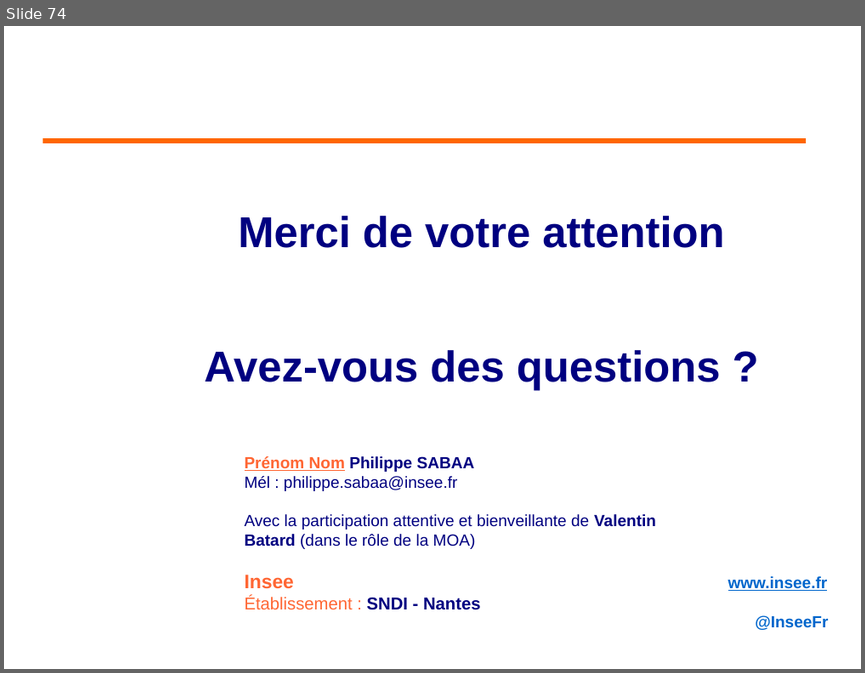
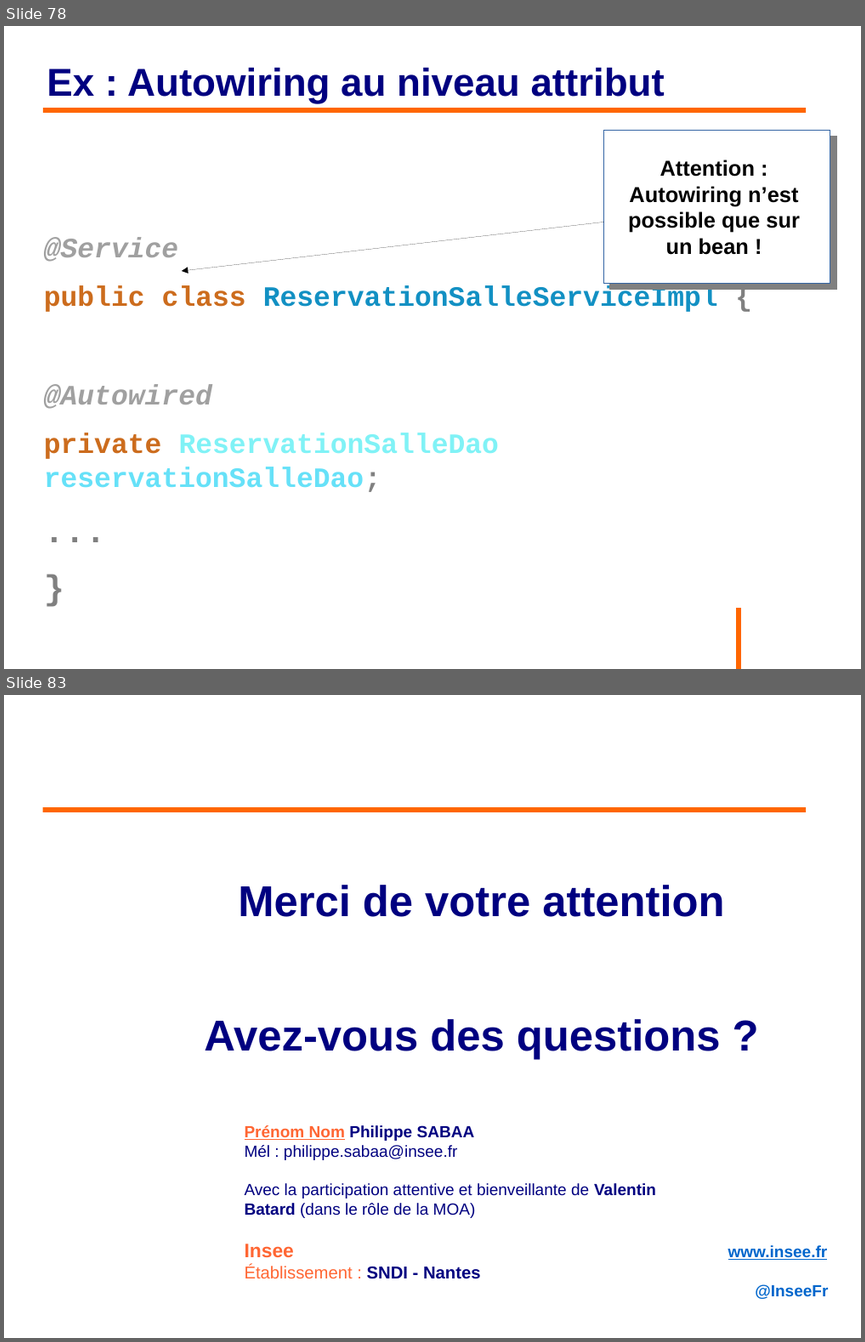
Before and after one commit to philphils/formation-spring, a slide deck: Documentation/diapo_formation_spring.odp. Shown one above the other, each under a label of ours: slide 74 before the commit, slides 78 and 83 after it; the slides between them are not shown. The pictures are 865x673 and 865x1342 pixels, drawn with LibreOffice and Linux fonts; fonts in the diff are those of the drawing; background and template pictures are left out. Boxes give left, top, right and bottom in pixels: in the first picture for what was removed or moved away, otherwise in the second. Text is boxed around its words. In the diff, an @@ line names an element or a change of style, - is before the commit and + after.

```diff
--- a/Documentation/diapo_formation_spring.odp
+++ b/Documentation/diapo_formation_spring.odp
@@ slide 78 added at [4,26,861,669], background #FFFFFF @@
@@ title added at [46,68,664,104], 36 pt, text #000080, bold @@
+Ex : Autowiring au niveau attribut
@@ line added from (43, 110) to (806, 110), #FF6600 4.54 pt @@
@@ rectangle added at [604,131,830,284], fill #FFFFFF, outline #3465A4 0 pt @@
@@ text added at [628,159,800,255], 20 pt, text #000000, bold @@
+Attention : Autowiring n’est possible que sur un bean !
@@ arrow added from (604, 222) to (182, 271), #000000 0 pt @@
@@ text added at [44,237,718,492], 26 pt, text #1290C3, bold @@
+@Service
+public class ReservationSalleServiceImpl {
+@Autowired
+private ReservationSalleDao reservationSalleDao;
+...
+}
@@ line added from (738, 607) to (738, 669), #FF6600 4.54 pt @@
@@ what was slide 74 is now slide 83 @@
```
Also in this commit, not shown: 1 slide changed, 9 other slides added, 1 slide removed.
